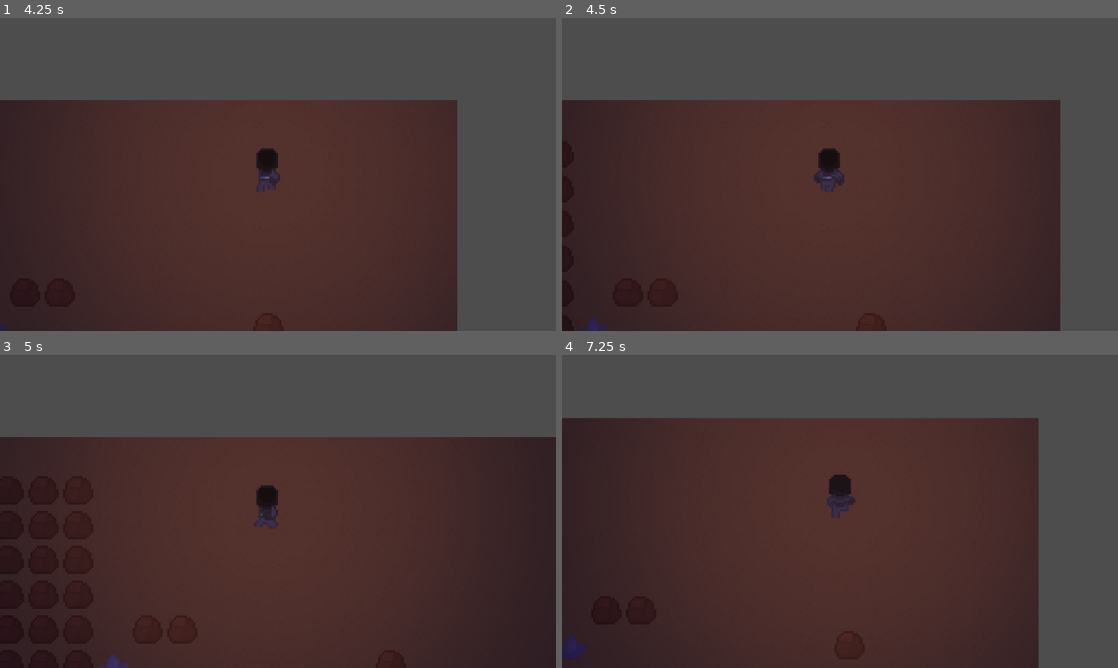
Above: before the commit, frames 1-4 (two rows, left to right).
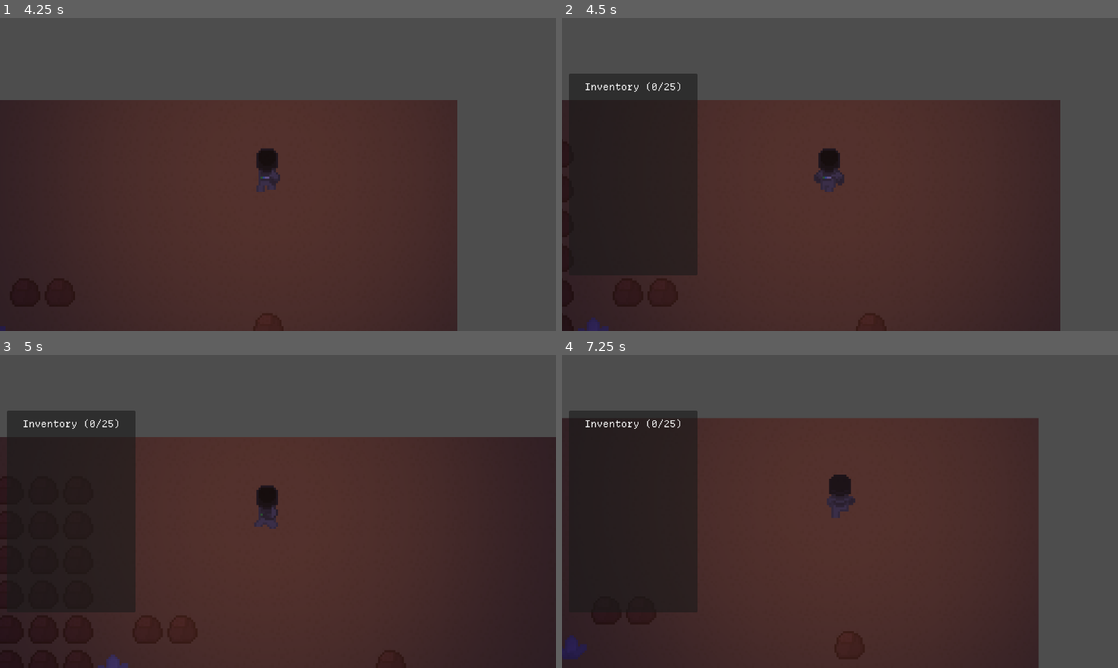
Above: after the commit, the same moments.

Repository: minotaa/coloma-co
Game: Godot game, scene res://scenes/map.tscn
Two runs of this game, one before a commit and one after it. Both use one fixed random seed, a clock stepped at 60 frames per second and the inputs below.
Inputs (mouse positions are in pixels of both pictures, inside the frame that each line leads up to):
- Up to frame 1 (4.25 s): tap Enter at 0.5 s; move the mouse to (400, 158) at 0.52 s; press the mouse at (400, 158) at 0.53 s; hold D (right) 0.53-1.28 s; move the mouse to (166, 190) at 1.27 s; release the mouse at (166, 190) at 1.28 s; hold Down (down) 1.28-2.03 s; click (166, 190) at 1.35 s; tap Space at 2 s; move the mouse to (333, 105) at 2.02 s; press the mouse at (333, 105) at 2.03 s; hold D (right) 2.03-2.78 s; move the mouse to (250, 237) at 2.77 s; release the mouse at (250, 237) at 2.78 s; hold Up (up) 2.78-3.53 s; click (250, 237) at 2.85 s; move the mouse to (444, 221) at 3.52 s; press the mouse at (444, 221) at 3.53 s; hold Left (left) from 3.53 s (still down); tap E (open_inventory, bound only after the commit) at 4.15 s
- Up to frame 2 (4.5 s): keep holding Left (left); move the mouse to (673, 127) at 4.27 s; release the mouse at (673, 127) at 4.28 s; click (673, 127) at 4.35 s
- Up to frame 3 (5 s): keep holding Left (left)
- Up to frame 4 (7.25 s): move the mouse to (867, 511) at 5.02 s; release Left (left) at 5.03 s; press the mouse at (867, 511) at 5.03 s; hold Down (down) 5.03-5.78 s; move the mouse to (756, 433) at 5.77 s; release the mouse at (756, 433) at 5.78 s; hold D (right) 5.78-6.53 s; click (756, 433) at 5.85 s; move the mouse to (962, 495) at 6.52 s; press the mouse at (962, 495) at 6.53 s; hold Up (up) from 6.53 s (still down)

Frame 1 is identical in both runs. In frame 2, 7.0% of the frame differs, in the area x 1-25%, y 17-83%; in frame 3, 6.5%; in frame 4, 4.9%.

Commit message:
add an inventory you can open and close

Diff:
--- a/project.godot
+++ b/project.godot
@@ -75,6 +75,11 @@
 , Object(InputEventJoypadMotion,"resource_local_to_scene":false,"resource_name":"","device":-1,"axis":5,"axis_value":1.0,"script":null)
 ]
 }
+open_inventory={
+"deadzone": 0.2,
+"events": [Object(InputEventKey,"resource_local_to_scene":false,"resource_name":"","device":-1,"window_id":0,"alt_pressed":false,"shift_pressed":false,"ctrl_pressed":false,"meta_pressed":false,"pressed":false,"keycode":0,"physical_keycode":69,"key_label":0,"unicode":101,"location":0,"echo":false,"script":null)
+]
+}
 
 [layer_names]
 
--- /dev/null
+++ b/scenes/inventory_entry.tscn
@@ -0,0 +1,33 @@
+[gd_scene load_steps=5 format=3 uid="uid://blud2wgmaud15"]
+
+[ext_resource type="Texture2D" uid="uid://dih0ll1id3r6" path="res://assets/sprites/items.png" id="1_53sba"]
+[ext_resource type="FontFile" uid="uid://vrfuynxo4c1o" path="res://assets/fonts/DepartureMono-Regular.otf" id="2_qu4uu"]
+
+[sub_resource type="AtlasTexture" id="AtlasTexture_5r6wv"]
+atlas = ExtResource("1_53sba")
+region = Rect2(0, 0, 16, 16)
+
+[sub_resource type="LabelSettings" id="LabelSettings_7y1c0"]
+font = ExtResource("2_qu4uu")
+font_size = 22
+
+[node name="Inventory Entry" type="Control"]
+custom_minimum_size = Vector2(208, 28)
+layout_mode = 3
+anchors_preset = 0
+
+[node name="HBoxContainer" type="HBoxContainer" parent="."]
+layout_mode = 0
+offset_right = 240.0
+offset_bottom = 28.0
+alignment = 1
+
+[node name="TextureRect" type="TextureRect" parent="HBoxContainer"]
+layout_mode = 2
+texture = SubResource("AtlasTexture_5r6wv")
+expand_mode = 2
+
+[node name="Label" type="Label" parent="HBoxContainer"]
+layout_mode = 2
+text = "2x Stone"
+label_settings = SubResource("LabelSettings_7y1c0")
--- a/scenes/player.tscn
+++ b/scenes/player.tscn
@@ -11,6 +11,8 @@
 [ext_resource type="Texture2D" uid="uid://bs4bxx026a2bg" path="res://assets/sprites/light.png" id="9_fnujr"]
 [ext_resource type="Texture2D" uid="uid://ci68j2n551172" path="res://assets/sprites/over.png" id="10_8swnt"]
 [ext_resource type="Texture2D" uid="uid://cgwo2vb5upp1o" path="res://assets/sprites/progress.png" id="11_vurot"]
+[ext_resource type="FontFile" uid="uid://vrfuynxo4c1o" path="res://assets/fonts/DepartureMono-Regular.otf" id="12_3v2ag"]
+[ext_resource type="PackedScene" uid="uid://blud2wgmaud15" path="res://scenes/inventory_entry.tscn" id="13_jej6c"]
 
 [sub_resource type="AtlasTexture" id="AtlasTexture_getcb"]
 atlas = ExtResource("2_py00a")
@@ -314,6 +316,10 @@
 radius = 48.0
 
 [sub_resource type="AudioStreamPolyphonic" id="AudioStreamPolyphonic_d2wvv"]
+
+[sub_resource type="LabelSettings" id="LabelSettings_jej6c"]
+font = ExtResource("12_3v2ag")
+font_size = 22
 
 [node name="Player" type="CharacterBody2D" groups=["players"]]
 texture_filter = 1
@@ -345,6 +351,14 @@
 
 [node name="CollisionShape2D" type="CollisionShape2D" parent="Area2D"]
 shape = SubResource("CircleShape2D_esh0l")
+
+[node name="PointLight2D" type="PointLight2D" parent="."]
+energy = 0.25
+shadow_color = Color(0, 0, 0, 0.192157)
+texture = ExtResource("9_fnujr")
+
+[node name="AudioStreamPlayer2D" type="AudioStreamPlayer2D" parent="."]
+stream = SubResource("AudioStreamPolyphonic_d2wvv")
 
 [node name="UI" type="CanvasLayer" parent="."]
 
@@ -369,13 +383,53 @@
 texture_over = ExtResource("10_8swnt")
 texture_progress = ExtResource("11_vurot")
 
-[node name="PointLight2D" type="PointLight2D" parent="."]
-energy = 0.25
-shadow_color = Color(0, 0, 0, 0.192157)
-texture = ExtResource("9_fnujr")
-
-[node name="AudioStreamPlayer2D" type="AudioStreamPlayer2D" parent="."]
-stream = SubResource("AudioStreamPolyphonic_d2wvv")
+[node name="Inventory" type="Control" parent="UI/Main"]
+layout_mode = 1
+anchors_preset = 4
+anchor_top = 0.5
+anchor_bottom = 0.5
+offset_left = 16.0
+offset_top = -232.0
+offset_right = 312.0
+offset_bottom = 232.0
+grow_vertical = 2
+
+[node name="Panel" type="Panel" parent="UI/Main/Inventory"]
+layout_mode = 1
+anchors_preset = 15
+anchor_right = 1.0
+anchor_bottom = 1.0
+grow_horizontal = 2
+grow_vertical = 2
+
+[node name="Label" type="Label" parent="UI/Main/Inventory"]
+layout_mode = 1
+anchors_preset = 5
+anchor_left = 0.5
+anchor_right = 0.5
+offset_left = -63.0
+offset_top = 16.0
+offset_right = 63.0
+offset_bottom = 44.0
+grow_horizontal = 2
+text = "Inventory (0/25)"
+label_settings = SubResource("LabelSettings_jej6c")
+horizontal_alignment = 1
+vertical_alignment = 1
+
+[node name="ScrollContainer" type="ScrollContainer" parent="UI/Main/Inventory"]
+layout_mode = 0
+offset_left = 16.0
+offset_top = 48.0
+offset_right = 224.0
+offset_bottom = 448.0
+
+[node name="VBoxContainer" type="VBoxContainer" parent="UI/Main/Inventory/ScrollContainer"]
+layout_mode = 2
+alignment = 1
+
+[node name="Inventory Entry" parent="UI/Main/Inventory/ScrollContainer/VBoxContainer" instance=ExtResource("13_jej6c")]
+layout_mode = 2
 
 [connection signal="body_entered" from="Area2D" to="." method="_on_body_entered"]
 [connection signal="body_exited" from="Area2D" to="." method="_on_body_exited"]
--- a/scripts/player.gd
+++ b/scripts/player.gd
@@ -18,11 +18,16 @@
 var mining_progress = 0.0
 var mining_time = 0.0
 var is_mining = false
+var original_inventory_position: Vector2
+var tween: Tween
+var inventory_open: bool = false
 
 var bag = Bag.new()
 
 func _ready() -> void:
 	Items.connect("collect_item", collect_item)
+	original_inventory_position = $UI/Main/Inventory.position
+	$UI/Main/Inventory.position -= Vector2(1000, 0)
 
 func collect_item(item: ItemStack) -> void:
 	Toast.add("Collected x" + str(item.amount) + " " + str(item.type.name))
@@ -39,8 +44,46 @@
 func play_idle_animation() -> void:
 	play_animation("idle_" + last_direction)
 
+func update_inventory() -> void:
+	$UI/Main/Inventory/Label.text = "Inventory (" + str(bag.total_size()) + "/" + str(bag.get_max_capacity()) + ")"
+	for children in $UI/Main/Inventory/ScrollContainer/VBoxContainer.get_children():
+		children.queue_free()
+	for item_stack in bag.list:
+		var entry = load("res://scenes/inventory_entry.tscn").instantiate()
+		entry.get_node("HBoxContainer").get_node("Label").text = str(item_stack)
+		entry.get_node("HBoxContainer").get_node("TextureRect").texture = item_stack.type.texture
+		$UI/Main/Inventory/ScrollContainer/VBoxContainer.add_child(entry)
+
+func toggle_inventory() -> void:
+	var inventory = $UI/Main/Inventory
+	update_inventory()
+
+
+	if tween and tween.is_running():
+		tween.kill()
+
+	tween = get_tree().create_tween()
+	inventory_open = !inventory_open
+
+	var target_position: Vector2
+	if inventory_open:
+		target_position = original_inventory_position
+		$AudioStreamPlayer2D.stream = load("res://assets/sounds/click.wav")
+		$AudioStreamPlayer2D.play()
+	else:
+		target_position = original_inventory_position - Vector2(1000, 0)
+		$AudioStreamPlayer2D.stream = load("res://assets/sounds/click1.wav")
+		$AudioStreamPlayer2D.play()
+
+	tween.tween_property(inventory, "position", target_position, 0.25).set_trans(Tween.TRANS_SINE).set_ease(Tween.EASE_OUT)
+
 func _process_input(delta) -> void:
 	velocity = Input.get_vector("left", "right", "up", "down", 0.1)
+
+	if Input.is_action_just_pressed("open_inventory"):
+		toggle_inventory()
+	if inventory_open:
+		update_inventory()
 
 	var velocity_length = velocity.length_squared()
 	if velocity_length > 0:
--- a/scripts/types/item_stack.gd
+++ b/scripts/types/item_stack.gd
@@ -7,7 +7,7 @@
 
 func _to_string() -> String:
 	# add a dev mode option
-	return "x" + str(amount) + " " + type.name #+ " " + str(data)
+	return str(amount) + "x " + type.name #+ " " + str(data)
 
 func _init(itemType: ItemType, amt: int = 1) -> void:
 	amount = amt
Not shown, added: assets/sounds/click.wav.import
Not shown, added: assets/sounds/click1.wav.import
Not shown: 1 places in scenes/player.tscn that only renumber resources
Not shown, added: assets/sounds/click.wav
Not shown, added: assets/sounds/click1.wav
